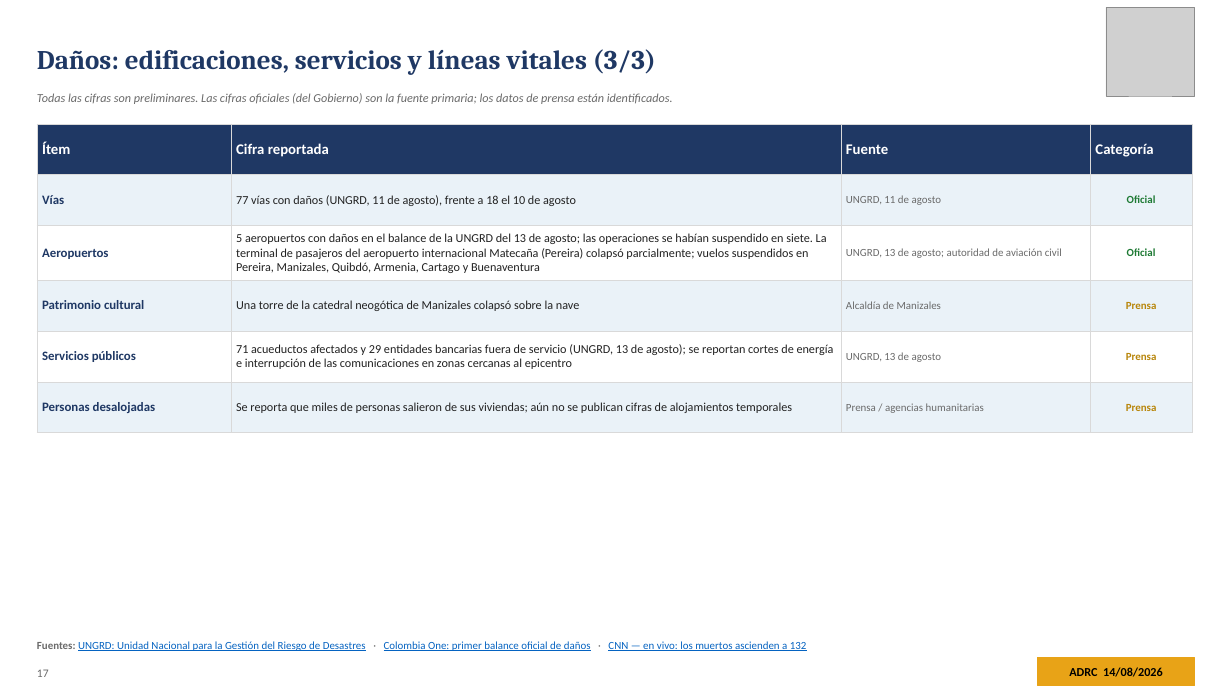
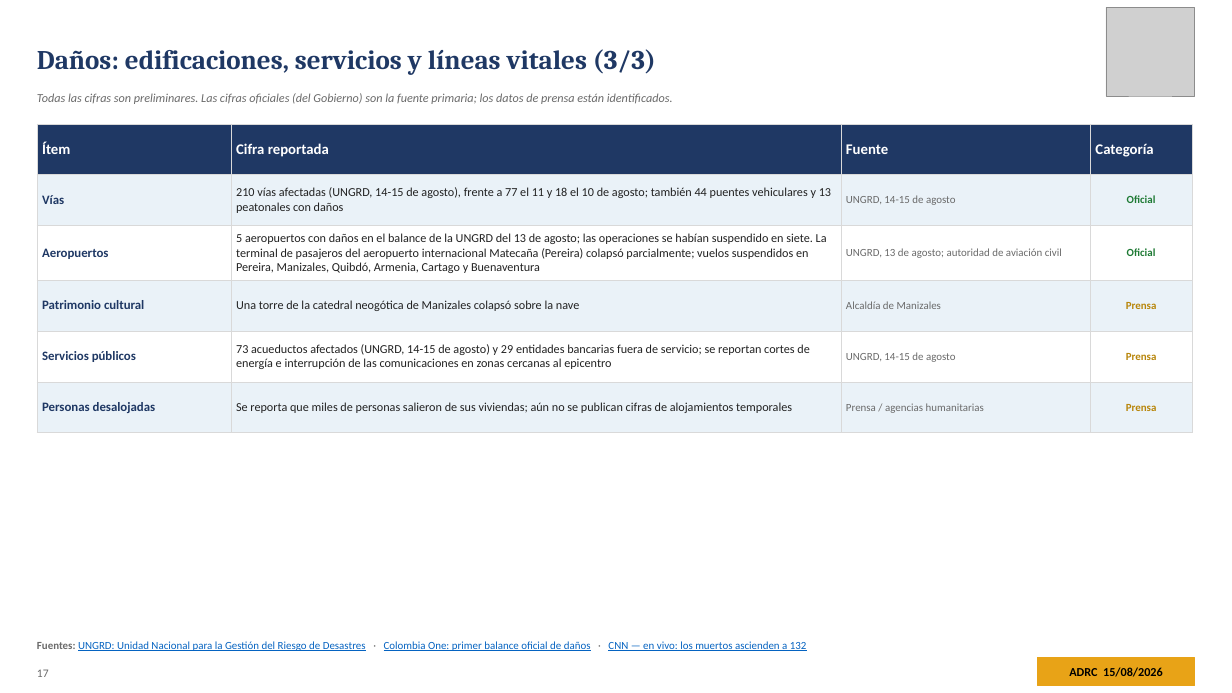
Before and after one commit to kochobi-max/whatsmap, a slide deck: slide 17 of reports/colombia_eq_20260810/output/ADRC_EQ_COL_Choco_20260810_ES.pptx. Drawn at 1232x693 pixels with LibreOffice and Linux fonts; fonts in the diff are those of the drawing; grey boxes stand for pictures. Boxes give left, top, right and bottom in pixels: in the first picture for what was removed or moved away, otherwise in the second. Text is boxed around its words. In the diff, an @@ line names an element or a change of style, - is before the commit and + after.

```diff
--- a/reports/colombia_eq_20260810/output/ADRC_EQ_COL_Choco_20260810_ES.pptx
+++ b/reports/colombia_eq_20260810/output/ADRC_EQ_COL_Choco_20260810_ES.pptx
@@ table at bbox=[37, 124, 1192, 417] @@
-row 2, column 2: 77 vías con daños (UNGRD, 11 de agosto), frente a 18 el 10 de agosto
+row 2, column 2: 210 vías afectadas (UNGRD, 14-15 de agosto), frente a 77 el 11 y 18 el 10 de agosto; también 44 puentes vehiculares y 13 peatonales con daños
-row 2, column 3: UNGRD, 11 de agosto
+row 2, column 3: UNGRD, 14-15 de agosto
-row 5, column 2: 71 acueductos afectados y 29 entidades bancarias fuera de servicio (UNGRD, 13 de agosto); se reportan cortes de energía e interrupción de las comunicaciones en zonas cercanas al epicentro
+row 5, column 2: 73 acueductos afectados (UNGRD, 14-15 de agosto) y 29 entidades bancarias fuera de servicio; se reportan cortes de energía e interrupción de las comunicaciones en zonas cercanas al epicentro
-row 5, column 3: UNGRD, 13 de agosto
+row 5, column 3: UNGRD, 14-15 de agosto
@@ text at bbox=[1069, 667, 1163, 677]: text changed @@
-ADRC 14/08/2026
+ADRC 15/08/2026
```
Also in this commit, not shown: 32 other slides changed, 2 slides added, 8 other files.
